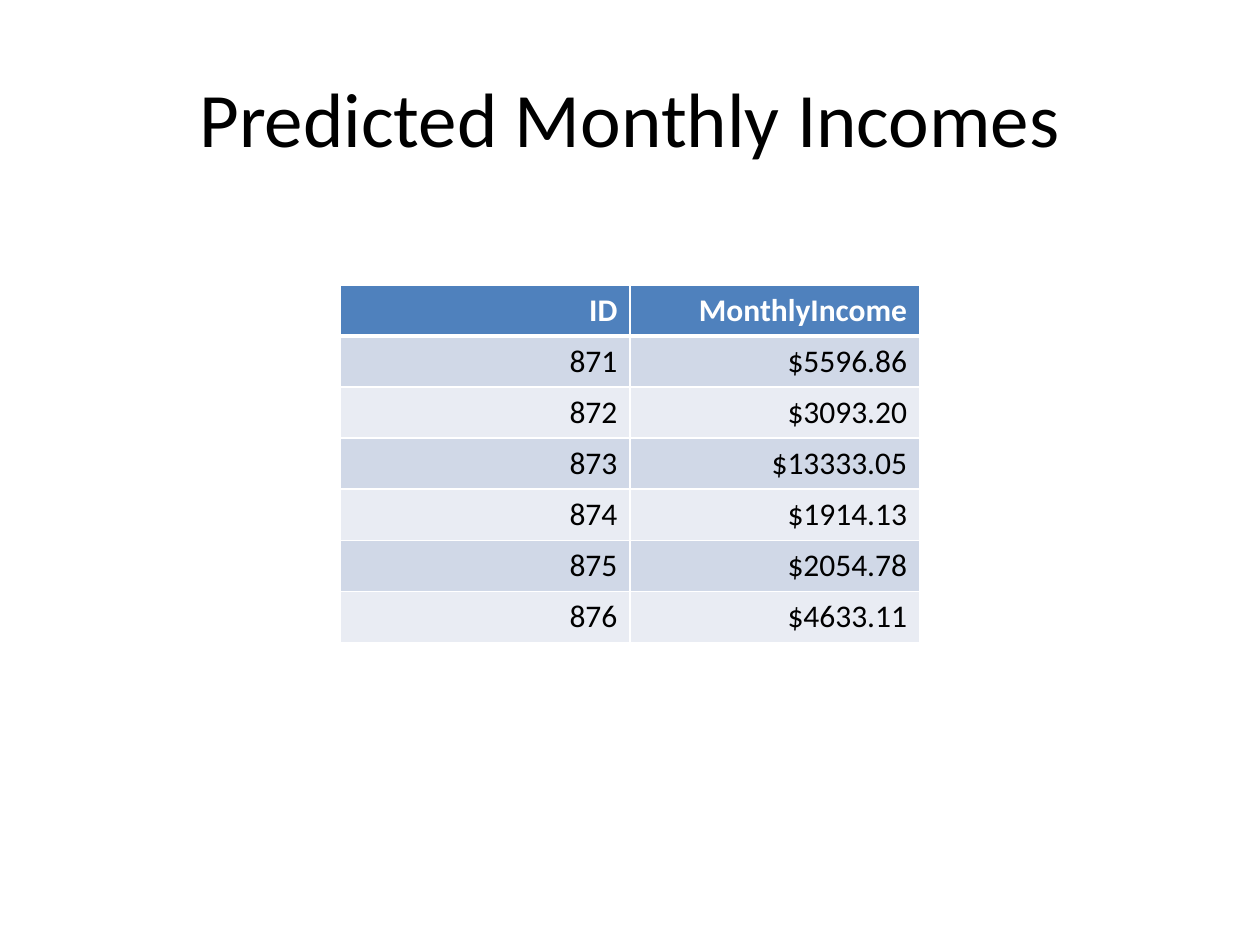
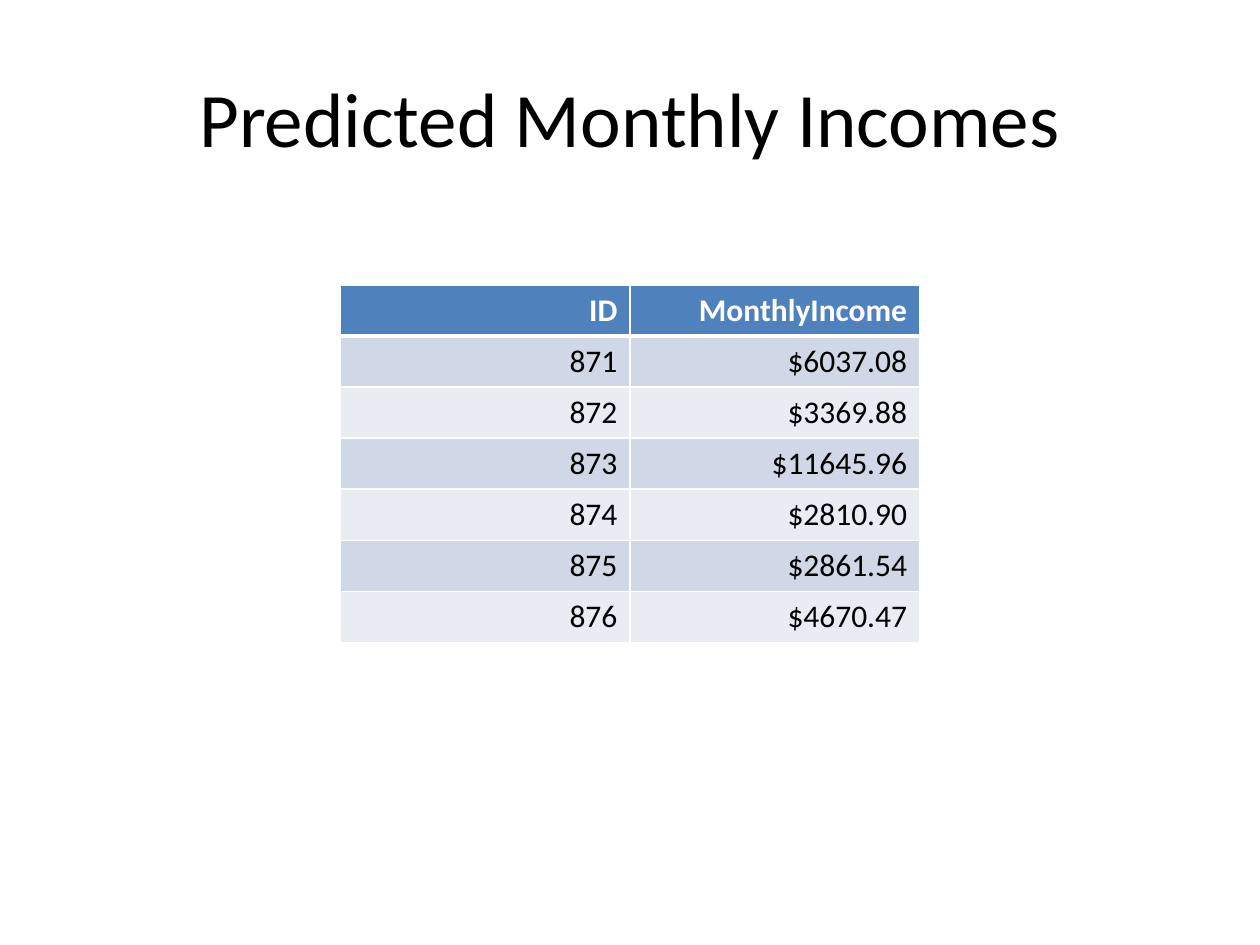
Before and after one commit to msherga/CaseStudy2DDS, a slide deck: slide 12 of Slides/casestudy2ppt.pptx. Drawn at 1260x945 pixels with LibreOffice and Linux fonts; fonts in the diff are those of the drawing. Boxes give left, top, right and bottom in pixels: in the first picture for what was removed or moved away, otherwise in the second. Text is boxed around its words. In the diff, an @@ line names an element or a change of style, - is before the commit and + after.

```diff
--- a/Slides/casestudy2ppt.pptx
+++ b/Slides/casestudy2ppt.pptx
@@ table at bbox=[340, 285, 920, 638] @@
-row 2, column 2: $5596.86
+row 2, column 2: $6037.08
-row 3, column 2: $3093.20
+row 3, column 2: $3369.88
-row 4, column 2: $13333.05
+row 4, column 2: $11645.96
-row 5, column 2: $1914.13
+row 5, column 2: $2810.90
-row 6, column 2: $2054.78
+row 6, column 2: $2861.54
-row 7, column 2: $4633.11
+row 7, column 2: $4670.47
```
Also in this commit, not shown: 6 other slides changed, 2 other files.
